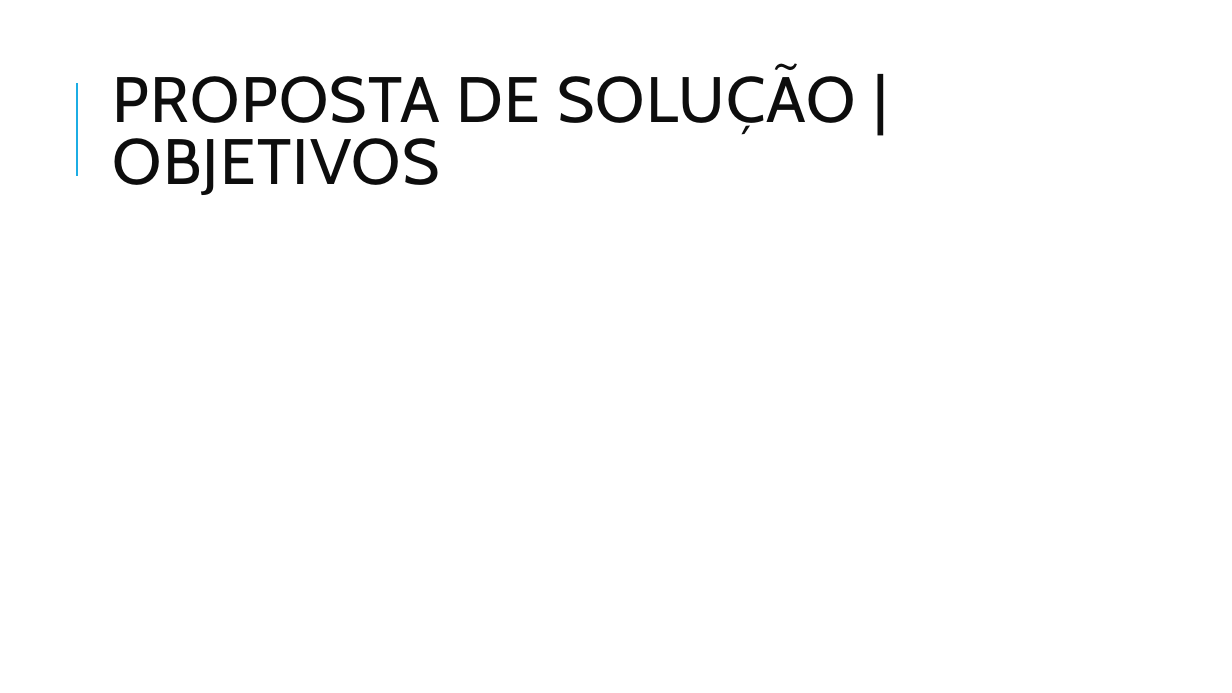
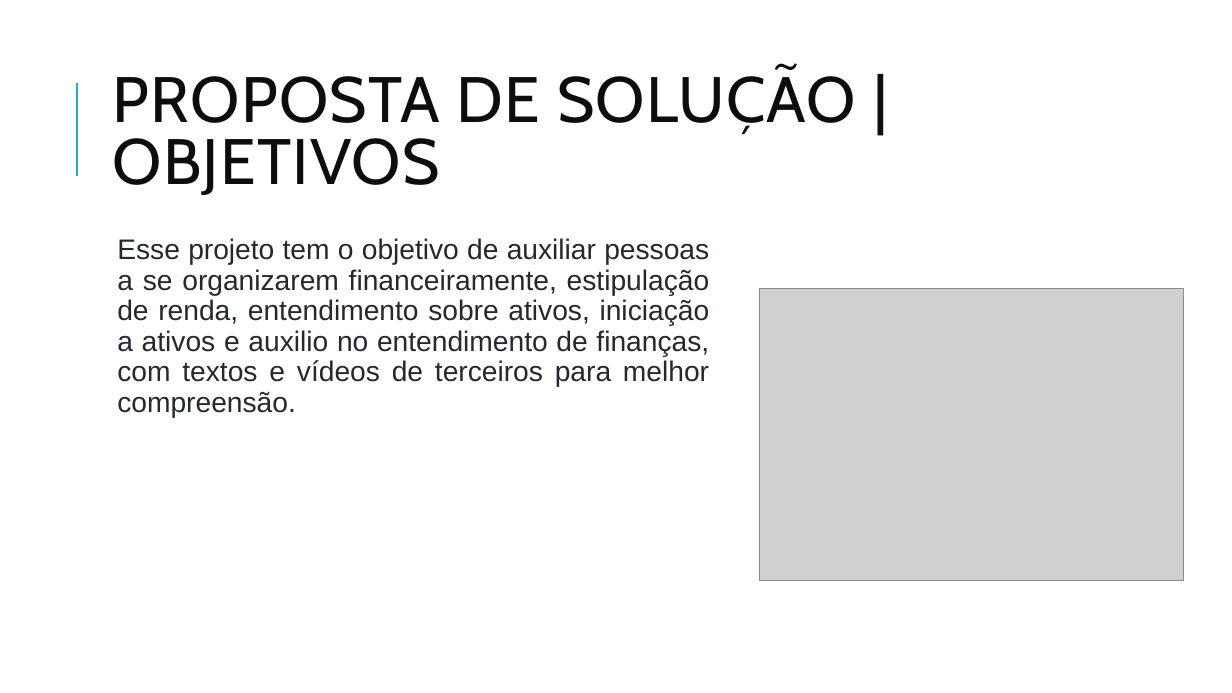
Before and after one commit to ICEI-PUC-Minas-PMGCC-TI/tiaw-pmg-cc-t-20222-03-falta-de-organizacao-financeira, a slide deck: slide 4 of docs/apresentacao/apresentacao - TEMPLATE.pptx. Drawn at 1232x693 pixels with LibreOffice and Linux fonts; fonts in the diff are those of the drawing; grey boxes stand for pictures. Boxes give left, top, right and bottom in pixels: in the first picture for what was removed or moved away, otherwise in the second. Text is boxed around its words. In the diff, an @@ line names an element or a change of style, - is before the commit and + after.

Commit message:
Atualização do projeto para a Sprint 1

```diff
--- a/docs/apresentacao/apresentacao - TEMPLATE.pptx
+++ b/docs/apresentacao/apresentacao - TEMPLATE.pptx
@@ text added at <box>117,238,710,418</box>, 22 pt, text #24292F @@
+  Esse projeto tem o objetivo de auxiliar pessoas a se organizarem financeiramente, estipulação de renda, entendimento sobre ativos, iniciação a ativos e auxilio no entendimento de finanças, com textos e vídeos de terceiros para melhor compreensão.
@@ picture added at <box>760,288,1184,580</box> @@
```
Also in this commit, not shown: 7 other slides changed, 3 slides added, 7 other files.
